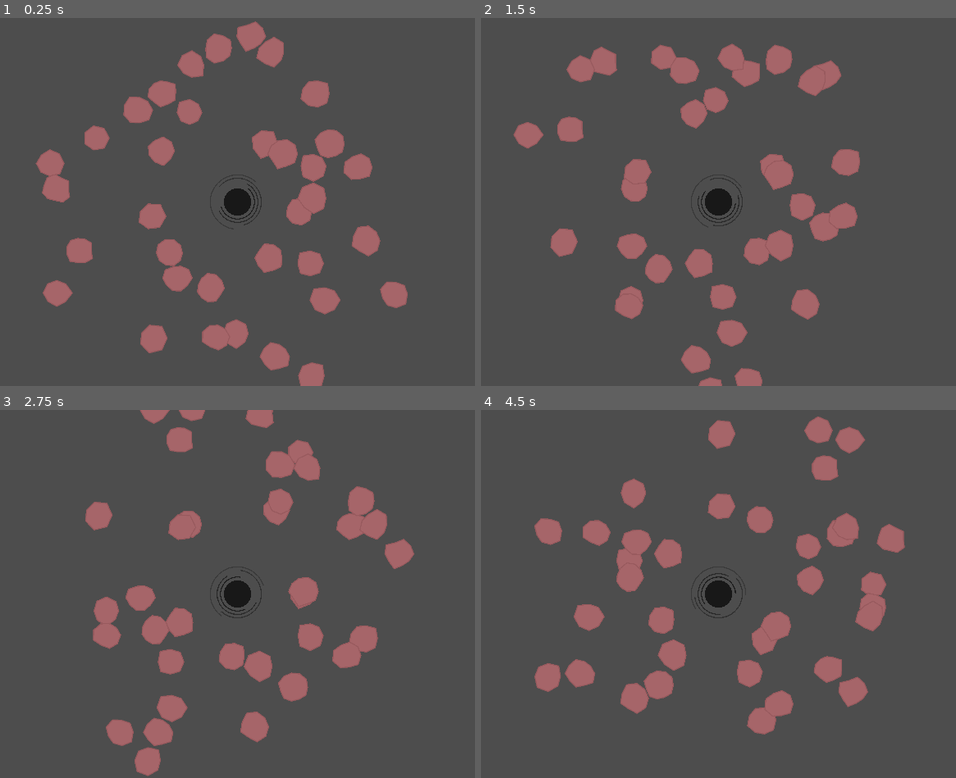
Above: before the commit, frames 1-4 (two rows, left to right).
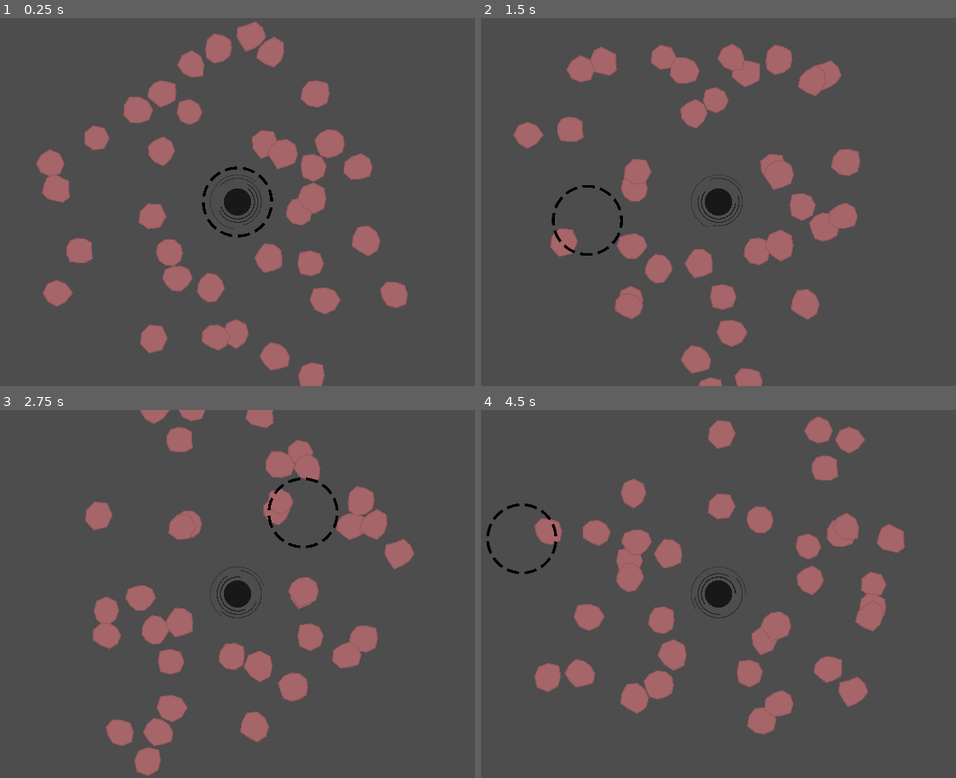
Above: after the commit, the same moments.

Repository: fatihceyln/a-game-about-feeding-a-black-hole
Game: Godot game, scene res://main/main.tscn
Two runs of this game, one before a commit and one after it. Both use one fixed random seed, a clock stepped at 60 frames per second and the inputs below. The project has no main scene, so this scene is started directly.
Inputs (mouse positions are in pixels of both pictures, inside the frame that each line leads up to):
- Up to frame 1 (0.25 s): no input
- Up to frame 2 (1.5 s): move the mouse to (861, 183) at 0.52 s; move the mouse to (585, 220) at 1.27 s
- Up to frame 3 (2.75 s): move the mouse to (304, 513) at 2.02 s
- Up to frame 4 (4.5 s): move the mouse to (685, 667) at 2.77 s; move the mouse to (913, 649) at 3.52 s; move the mouse to (523, 538) at 4.27 s

The runs differ from the first frame. In frame 1, 0.2% of the frame differs, in the area x 42-58%, y 40-60%; in frame 2, 0.2%; in frame 3, 0.2%; in frame 4, 0.3%, in the area x 1-17%, y 25-45%.

Commit message:
Add Clicker node to main scene and update script to track mouse position

Diff:
--- a/main/main.gd
+++ b/main/main.gd
@@ -7,10 +7,15 @@
 @export var spawn_radius_range: Vector2 = Vector2(160, 600)
 
 @onready var black_hole: BlackHole = $BlackHole
+@onready var clicker: Clicker = $Clicker
+
 
 func _ready() -> void:
 	spawn_asteroids()
 
+
+func _process(delta: float) -> void:
+	clicker.global_position = get_global_mouse_position()
 
 func spawn_asteroids() -> void:
 	for i: int in asteroid_count:
--- a/main/main.tscn
+++ b/main/main.tscn
@@ -2,9 +2,13 @@
 
 [ext_resource type="PackedScene" uid="uid://bja4tldd216g0" path="res://black_hole/black_hole.tscn" id="1_hl3t7"]
 [ext_resource type="Script" uid="uid://cv7mwq1ociqwq" path="res://main/main.gd" id="1_x58q2"]
+[ext_resource type="PackedScene" uid="uid://7rf5hj5a8wfb" path="res://clicker/clicker.tscn" id="3_xwkvk"]
 
 [node name="Main" type="Node2D" unique_id=1692932168]
 script = ExtResource("1_x58q2")
 
 [node name="BlackHole" parent="." unique_id=703068609 instance=ExtResource("1_hl3t7")]
 position = Vector2(960, 540)
+
+[node name="Clicker" parent="." unique_id=2077072518 instance=ExtResource("3_xwkvk")]
+z_index = 1
